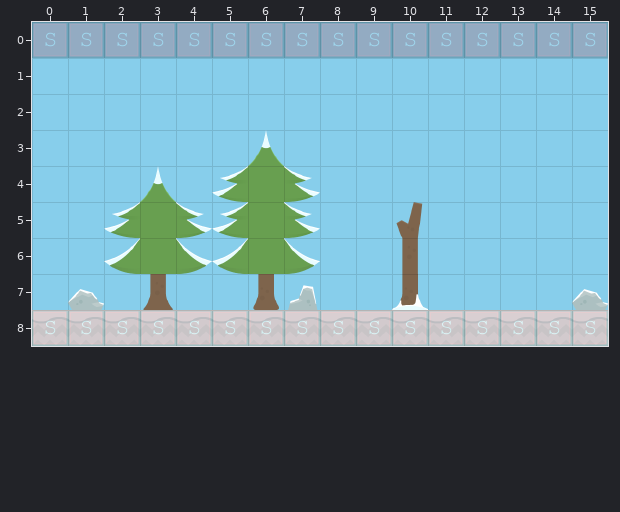
Two states of a Tiled map, data/map/test.tmx. This is how it looked before the edit.
Cells are 70x70 px. Shown: x 0..15, y 0..8.
Now the later version:
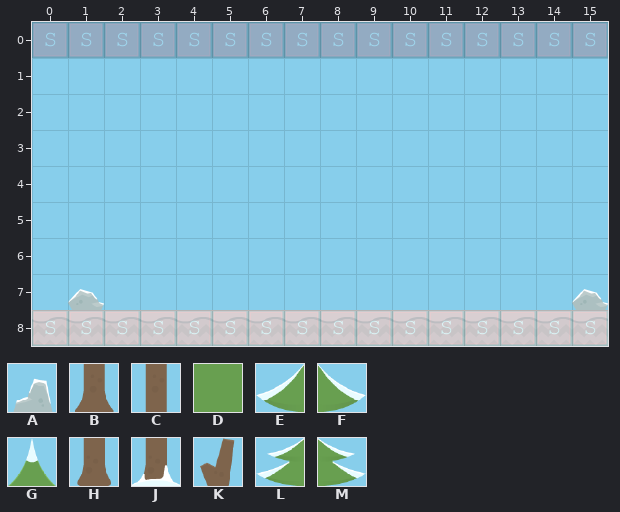
Key: from "sheet2": A 61, B 71, C 73, D 79, E 81, F 82, G 84, H 85, J 86, K 87, L 95, M 96.
_ is an empty cell.
Edits made:
Layer "background1":
y 3: x 6 G -> _
y 4: x 3 G -> _; x 5..7 LDM -> ___
y 5: x 2..7 LDMLDM -> ______; x 10 K -> _
y 6: x 2..7 EDFEDF -> ______; x 10 C -> _
y 7: x 3 B -> _; x 6..7 HA -> __; x 10 J -> _
Boxes around the changes in both pictures, in picture pixels (x1, y1, x2, y2):
removed: (104, 130, 320, 310)
removed: (392, 202, 428, 310)
